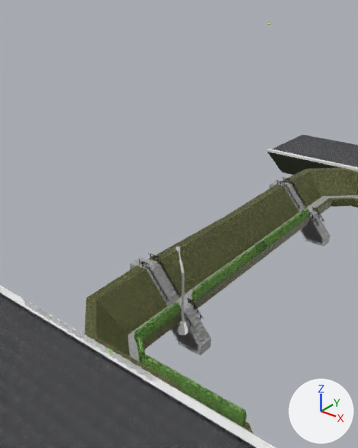
The Blender file ShoolGame/Assets/ModelsSprites/WalkWithDogFolder/ParkFolder/WalkWithDog.blend, before and after one commit.
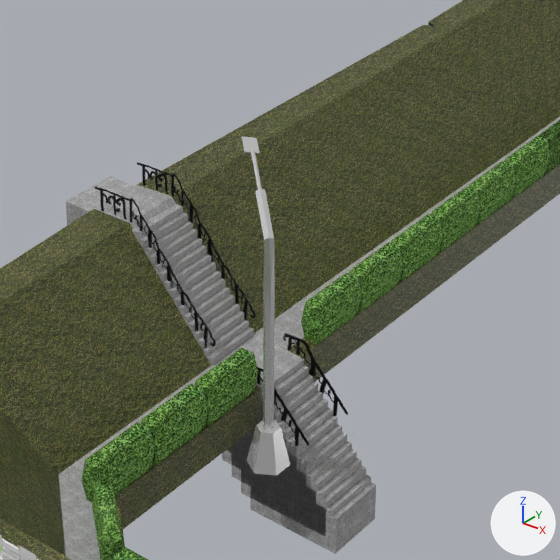
Old and new are each drawn whole from a camera (50 mm lens) standing at (46.0, -82.8, 51.4) and looking at (-3.5, -20.9, 13.1) and again close up on the part from 31% to 72% of the width and 47% to 80% of the height. The axes (+X, +Y, +Z) are drawn at lower right. The lights are the same throughout. The last two pictures show the newer version.

The scene before the commit, as lines of its bpy script (objects in view):
```python
me_cube = bpy.data.meshes.new('Cube')
me_cube.from_pydata(...)  # 12 vertices, 10 faces; spans x -1.0..1.0, y -1.0..1.0, z -1.0..1.0
# faces by material slot: [9, 1]
me_cube.materials.append(mat_material_002)  # white #e7e7e7
me_cube.materials.append(mat_material_005)  # yellow #f6ffaa
me_cylinder = bpy.data.meshes.new('Cylinder')
me_cylinder.from_pydata(...)  # 48 vertices, 44 faces; spans x -2.92..0.87, y -1.0..2.51, z -1.0..13.11
me_cylinder.materials.append(mat_material_002)  # white #e7e7e7
me_sphere_004 = bpy.data.meshes.new('Sphere.004')
me_sphere_004.from_pydata(...)  # 14 vertices, 12 faces; spans x 0.98..1.97, y -1.81..1.71, z -0.03..2.37
me_sphere_004.materials.append(mat_bush_001)  # picture img_hedge_jpg_002
ob_cube_004 = bpy.data.objects.new('Cube.004', me_cube)
ob_cube_004.location = (0.22, -25.76, 11.42)
ob_cube_004.rotation_euler = (-0.223, 0.243, -0.754)  # degrees (-13, 14, -43)
ob_cube_004.scale = (-0.5, -0.342, 0.0294)
ob_cylinder = bpy.data.objects.new('Cylinder', me_cylinder)
ob_cylinder.location = (3.42, -28.49, -1.62)
ob_long_bush_003 = bpy.data.objects.new('long_bush.003', me_sphere_004)
ob_long_bush_003.location = (3.16, -40.78, 0.04)
ob_long_bush_003.rotation_euler = (0.0, 0.0, 0.858)  # degrees (0, 0, 49)
# also in view: 'Plane.001' at (-1.4, -27.0, 0.9); 'long_bush.004' at (1.5, -32.7, 1.2); 'long_bush.001' at (1.5, 0.0, 1.2); 'Cube.001' at (-5.5, 0.0, 1.9); 'Cube.002' at (1.9, 0.0, -3.6)
```
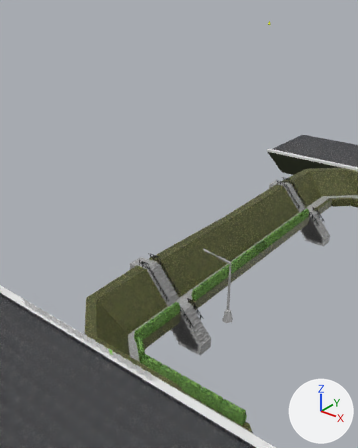
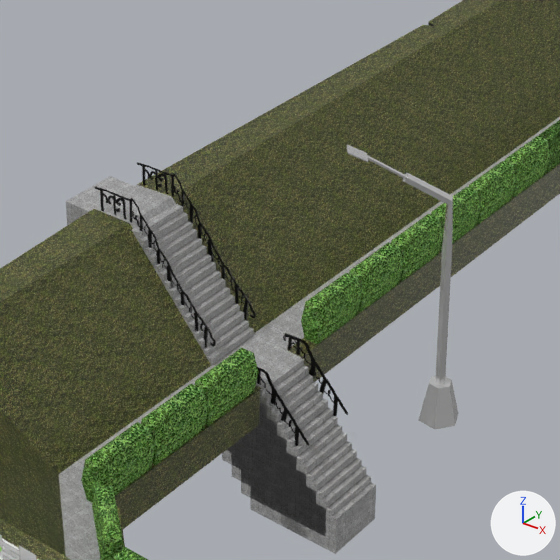
Where the change shows, as pixel boxes [x1, y1, x2, y2] in the close-ups (560 x 560 px):
'Cylinder', moved, turned: before [246, 149, 290, 476]; after [367, 155, 459, 429]
'Cube.004', moved, turned: before [241, 136, 260, 154]; after [346, 145, 368, 162]

Diff of the bpy script that builds the scene:
```diff
--- a/ShoolGame/Assets/ModelsSprites/WalkWithDogFolder/ParkFolder/WalkWithDog.blend.py
+++ b/ShoolGame/Assets/ModelsSprites/WalkWithDogFolder/ParkFolder/WalkWithDog.blend.py
@@ ob_cylinder @@
 ob_cylinder = bpy.data.objects.new('Cylinder', me_cylinder)
-ob_cylinder.location = (3.42, -28.49, -1.62)
+ob_cylinder.location = (7.53, -20.86, -1.62)
+ob_cylinder.rotation_euler = (0.0, 0.0, 1.463)  # degrees (0, 0, 84)
@@ ob_cube_004 @@
 ob_cube_004 = bpy.data.objects.new('Cube.004', me_cube)
-ob_cube_004.location = (0.22, -25.76, 11.42)
-ob_cube_004.rotation_euler = (-0.223, 0.243, -0.754)  # degrees (-13, 14, -43)
+ob_cube_004.location = (4.52, -23.72, 11.61)
+ob_cube_004.rotation_euler = (0.0574, 0.479, 0.736)  # degrees (3.3, 27, 42)
 ob_cube_004.scale = (-0.5, -0.342, 0.0294)
```
